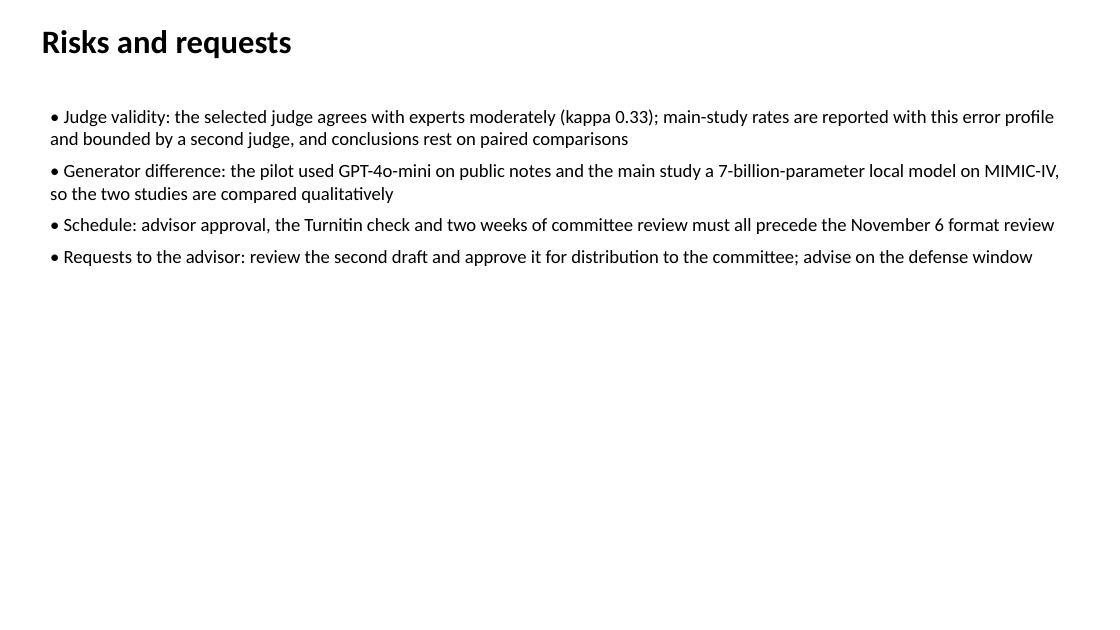
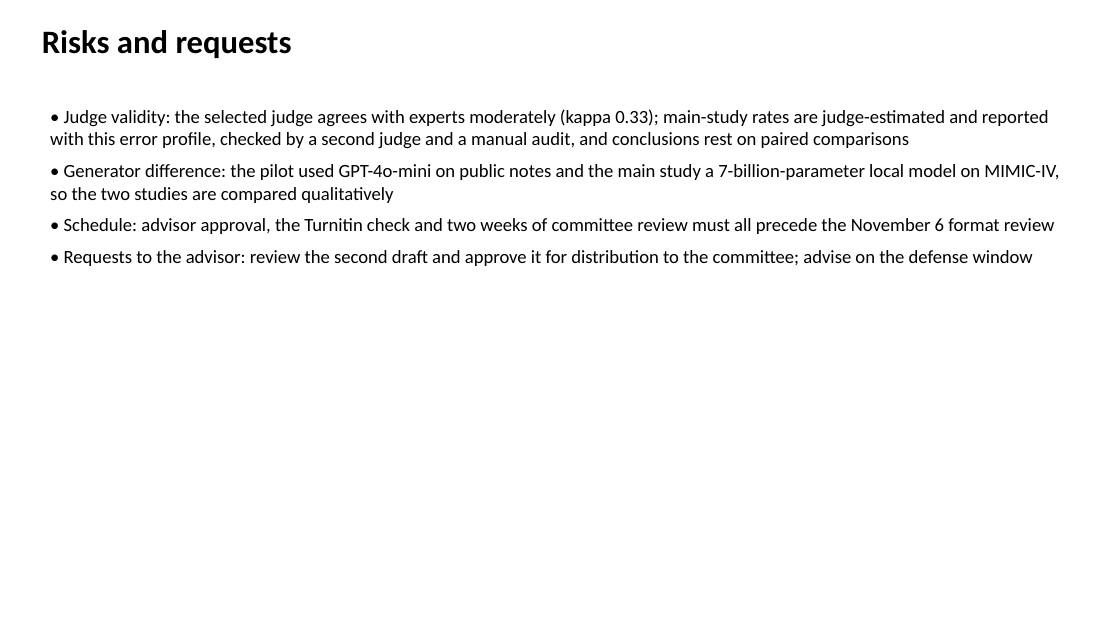
Before and after one commit to slay-a/medical-hallucination-eval, a slide deck: slide 20 of deliverables/Progress_Slides_Fall2026.pptx. Drawn at 1120x630 pixels with LibreOffice and Linux fonts; fonts in the diff are those of the drawing. Boxes give left, top, right and bottom in pixels: in the first picture for what was removed or moved away, otherwise in the second. Text is boxed around its words. In the diff, an @@ line names an element or a change of style, - is before the commit and + after.

```diff
--- a/deliverables/Progress_Slides_Fall2026.pptx
+++ b/deliverables/Progress_Slides_Fall2026.pptx
@@ text at [50,109,1049,149]: text changed @@
-• Judge validity: the selected judge agrees with experts moderately (kappa 0.33); main-study rates are reported with this error profile and bounded by a second judge, and conclusions rest on paired comparisons
+• Judge validity: the selected judge agrees with experts moderately (kappa 0.33); main-study rates are judge-estimated and reported with this error profile, checked by a second judge and a manual audit, and conclusions rest on paired comparisons
```
Also in this commit, not shown: 10 other slides changed, 4 other files.
